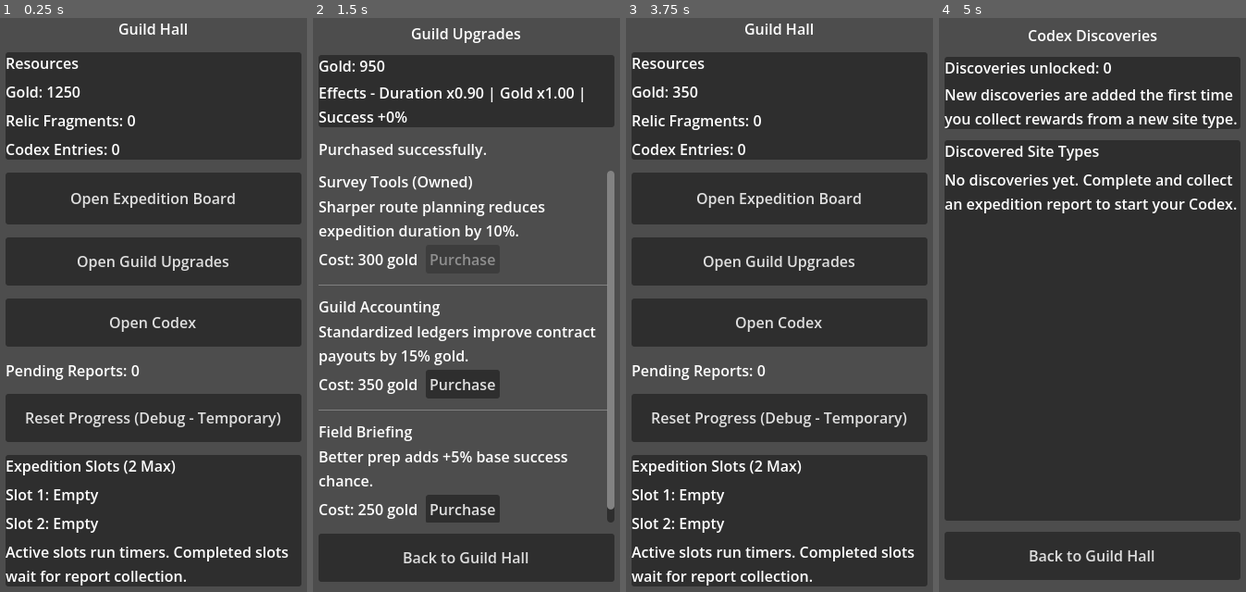
Above: before the commit, frames 1-4 (left to right).
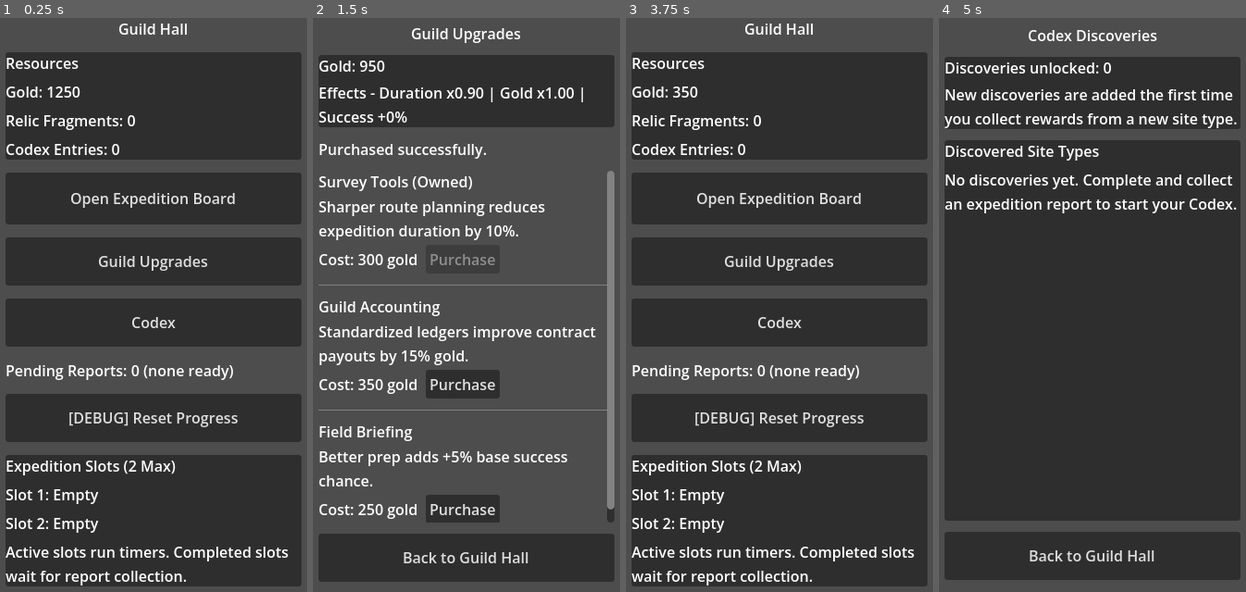
Above: after the commit, the same moments.

Repository: Navandis/expedition-guild-idle
Game: Godot game, scene res://scenes/main/Main.tscn
The game is run twice, just before and just after one commit, with the same random seed, the same clock (stepped at 60 frames per second) and the same inputs.
Inputs:
- Up to frame 1 (0.25 s): no input
- Up to frame 2 (1.5 s): click "Open Guild Upgrades" (after the commit: "Guild Upgrades") at 0.5 s; click "Purchase" at 1.25 s
- Up to frame 3 (3.75 s): click "Purchase" at 2 s; click "Purchase" at 2.75 s; click "Back to Guild Hall" at 3.5 s
- Up to frame 4 (5 s): click "Open Codex" (after the commit: "Codex") at 4.25 s

The runs differ from the first frame. In frame 1, 2.1% of the frame differs, in the area x 8-92%, y 41-72%; in frame 2, nothing differs; in frame 3, 2.1%; in frame 4, nothing differs.

Commit message:
Polish 2-slot UX messaging and save-state safety

Diff:
--- a/scenes/guild_hall/GuildHall.tscn
+++ b/scenes/guild_hall/GuildHall.tscn
@@ -63,33 +63,33 @@
 [node name="OpenUpgradesButton" type="Button" parent="SafeArea/RootColumn" unique_id=774331471]
 custom_minimum_size = Vector2(0, 52)
 layout_mode = 2
-text = "Open Guild Upgrades"
+text = "Guild Upgrades"
 
 [node name="OpenCodexButton" type="Button" parent="SafeArea/RootColumn" unique_id=22295093]
 custom_minimum_size = Vector2(0, 52)
 layout_mode = 2
-text = "Open Codex"
+text = "Codex"
 
 [node name="OpenReportButton" type="Button" parent="SafeArea/RootColumn" unique_id=1348621159]
 visible = false
 custom_minimum_size = Vector2(0, 52)
 layout_mode = 2
-text = "Open Expedition Report"
+text = "View Pending Reports"
 
 [node name="PendingReportsLabel" type="Label" parent="SafeArea/RootColumn" unique_id=43135772]
 layout_mode = 2
-text = "Pending Reports: 0"
+text = "Pending Reports: 0 (none ready)"
 
 [node name="DebugFinishButton" type="Button" parent="SafeArea/RootColumn" unique_id=1694514361]
 visible = false
 custom_minimum_size = Vector2(0, 52)
 layout_mode = 2
-text = "Finish Active Expedition (Test)"
+text = "[DEBUG] Finish Active Expeditions"
 
 [node name="DebugResetButton" type="Button" parent="SafeArea/RootColumn" unique_id=143407976]
 custom_minimum_size = Vector2(0, 52)
 layout_mode = 2
-text = "Reset Progress (Debug - Temporary)"
+text = "[DEBUG] Reset Progress"
 
 [node name="ActiveExpeditionPanel" type="PanelContainer" parent="SafeArea/RootColumn" unique_id=1205453616]
 custom_minimum_size = Vector2(0, 140)
--- a/scripts/core/GameManager.gd
+++ b/scripts/core/GameManager.gd
@@ -170,6 +170,8 @@
 func _on_debug_finish_requested() -> void:
 	# Debug-complete reuses ExpeditionManager's real slot completion path.
 	_expedition_manager.complete_all_active_expeditions_for_debug()
+	# Persist immediately so force-completed slots/reports survive app restarts.
+	_save_runtime_state()
 	if _expedition_manager.has_pending_report():
 		_show_report_screen()
 
@@ -345,9 +347,10 @@
 func _sanitize_resources(value: Variant) -> Dictionary:
 	var source := value as Dictionary if value is Dictionary else {}
 	return {
-		"gold": int(source.get("gold", int(_resources.get("gold", 0)))),
-		"relic_fragments": int(source.get("relic_fragments", int(_resources.get("relic_fragments", 0)))),
-		"codex_entries": int(source.get("codex_entries", int(_resources.get("codex_entries", 0))))
+		# Clamp to 0 so malformed saves cannot create confusing negative totals.
+		"gold": maxi(0, int(source.get("gold", int(_resources.get("gold", 0))))),
+		"relic_fragments": maxi(0, int(source.get("relic_fragments", int(_resources.get("relic_fragments", 0))))),
+		"codex_entries": maxi(0, int(source.get("codex_entries", int(_resources.get("codex_entries", 0)))))
 	}
 
 
--- a/scripts/systems/ExpeditionManager.gd
+++ b/scripts/systems/ExpeditionManager.gd
@@ -236,6 +236,7 @@
 	# Save/load restore behavior: sanitize each slot and each queued report.
 	_active_expeditions = [{}, {}]
 	_pending_reports = []
+	var queued_report_ids: Dictionary = {}
 
 	# Backward compatibility: accept old single-dictionary fields.
 	if active_expeditions is Dictionary:
@@ -259,7 +260,11 @@
 	if pending_reports is Dictionary:
 		var legacy_report := pending_reports as Dictionary
 		if _is_valid_pending_report(legacy_report):
-			_pending_reports.append(legacy_report.duplicate(true))
+			var normalized_legacy := _normalize_report(legacy_report)
+			var legacy_id := str(normalized_legacy.get("expedition_id", ""))
+			if not queued_report_ids.has(legacy_id):
+				_pending_reports.append(normalized_legacy)
+				queued_report_ids[legacy_id] = true
 	elif pending_reports is Array:
 		for item in (pending_reports as Array):
 			if not (item is Dictionary):
@@ -267,7 +272,14 @@
 			var report := (item as Dictionary).duplicate(true)
 			if not _is_valid_pending_report(report):
 				continue
+			report = _normalize_report(report)
+			var expedition_id := str(report.get("expedition_id", ""))
+			# Duplicate guard: malformed saves should not allow duplicate collection
+			# entries for the same expedition completion.
+			if queued_report_ids.has(expedition_id):
+				continue
 			_pending_reports.append(report)
+			queued_report_ids[expedition_id] = true
 
 	# Ensure each report has a safe slot index so collect can clear correct slot.
 	for report_index in range(_pending_reports.size()):
@@ -289,6 +301,19 @@
 			continue
 		_active_expeditions[slot_index] = {}
 
+	# Final consistency pass: queued reports should map to real slot data when
+	# possible so collection remains deterministic across malformed saves.
+	for report_index in range(_pending_reports.size()):
+		var report := _pending_reports[report_index]
+		var slot_index := int(report.get("slot_index", -1))
+		if slot_index >= 0 and slot_index < MAX_ACTIVE_SLOTS:
+			_pending_reports[report_index] = report
+			continue
+
+		var recovered_slot := _find_slot_index_for_report(report)
+		report["slot_index"] = recovered_slot
+		_pending_reports[report_index] = report
+
 
 func _is_valid_active_expedition(data: Dictionary) -> bool:
 	if str(data.get("id", "")).is_empty():
@@ -307,6 +332,27 @@
 	# Restored reports must still be collectable; an already-collected report would
 	# block dispatch forever because collect_pending_report() returns early.
 	return not bool(data.get("collected", false))
+
+
+func _normalize_report(report: Dictionary) -> Dictionary:
+	# Normalize report payload to keep UI text and collection stable even if
+	# some save fields are missing or malformed.
+	var rewards := report.get("rewards", {}) as Dictionary
+	return {
+		"expedition_id": str(report.get("expedition_id", "")),
+		"expedition_display_name": str(report.get("expedition_display_name", "Unknown Expedition")),
+		"site_type": str(report.get("site_type", "unknown_site")),
+		"outcome": str(report.get("outcome", RewardSystem.OUTCOME_FAILURE)),
+		"outcome_label": str(report.get("outcome_label", "Failure")),
+		"summary": str(report.get("summary", "No report summary.")),
+		"slot_index": int(report.get("slot_index", -1)),
+		"collected": false,
+		"rewards": {
+			"gold": maxi(0, int(rewards.get("gold", 0))),
+			"relic_fragments": maxi(0, int(rewards.get("relic_fragments", 0))),
+			"codex_entries": maxi(0, int(rewards.get("codex_entries", 0)))
+		}
+	}
 
 
 func _find_first_free_slot_index() -> int:
--- a/scripts/ui/DispatchController.gd
+++ b/scripts/ui/DispatchController.gd
@@ -36,9 +36,12 @@
 func set_dispatch_blocked(is_blocked: bool, block_message: String = "") -> void:
 	_dispatch_blocked = is_blocked
 	if _dispatch_blocked:
-		_block_reason_label.text = block_message
+		var resolved_message := block_message.strip_edges()
+		if resolved_message.is_empty():
+			resolved_message = "Dispatch blocked: both expedition slots are occupied. Collect a pending report to free a slot."
+		_block_reason_label.text = resolved_message
 	else:
-		_block_reason_label.text = ""
+		_block_reason_label.text = "Both slots are available. Confirm to start this expedition."
 	_refresh_block_state()
 
 
--- a/scripts/ui/GuildHallController.gd
+++ b/scripts/ui/GuildHallController.gd
@@ -77,7 +77,7 @@
 	if _expedition_manager == null:
 		_slot_one_label.text = "Slot 1: Empty"
 		_slot_two_label.text = "Slot 2: Empty"
-		_pending_reports_label.text = "Pending Reports: 0"
+		_pending_reports_label.text = "Pending Reports: 0 (none ready)"
 		_open_report_button.visible = false
 		_debug_finish_button.visible = false
 		return
@@ -87,14 +87,17 @@
 	_slot_two_label.text = _build_slot_text(1, slots)
 
 	var pending_count := _expedition_manager.get_pending_report_count()
-	_pending_reports_label.text = "Pending Reports: %d" % pending_count
+	if pending_count > 0:
+		_pending_reports_label.text = "Pending Reports: %d ready to collect" % pending_count
+	else:
+		_pending_reports_label.text = "Pending Reports: 0 (none ready)"
 
 	# Show report button only when a completion report is waiting.
 	_open_report_button.visible = pending_count > 0
 	if pending_count > 0:
-		_open_report_button.text = "Open Expedition Report (%d)" % pending_count
+		_open_report_button.text = "View Pending Reports (%d)" % pending_count
 	else:
-		_open_report_button.text = "Open Expedition Report"
+		_open_report_button.text = "View Pending Reports"
 
 	# TEMPORARY DEBUG BUTTON: this is test-only and can be removed once QA no longer
 	# needs instant completion during development.
--- a/scripts/ui/ReportController.gd
+++ b/scripts/ui/ReportController.gd
@@ -40,11 +40,18 @@
 
 	# Once a report is collected, keep button disabled so it cannot be claimed twice.
 	_collect_button.disabled = bool(report.get("collected", false))
+	if pending_total > pending_index:
+		_collect_button.text = "Collect & View Next"
+	else:
+		_collect_button.text = "Collect Rewards"
 
 
 func _on_collect_pressed() -> void:
 	if _collect_button.disabled:
 		return
+	# Disable immediately to guard against accidental double-taps collecting
+	# multiple queued reports before the screen re-renders.
+	_collect_button.disabled = true
 	collect_requested.emit()
 
 
